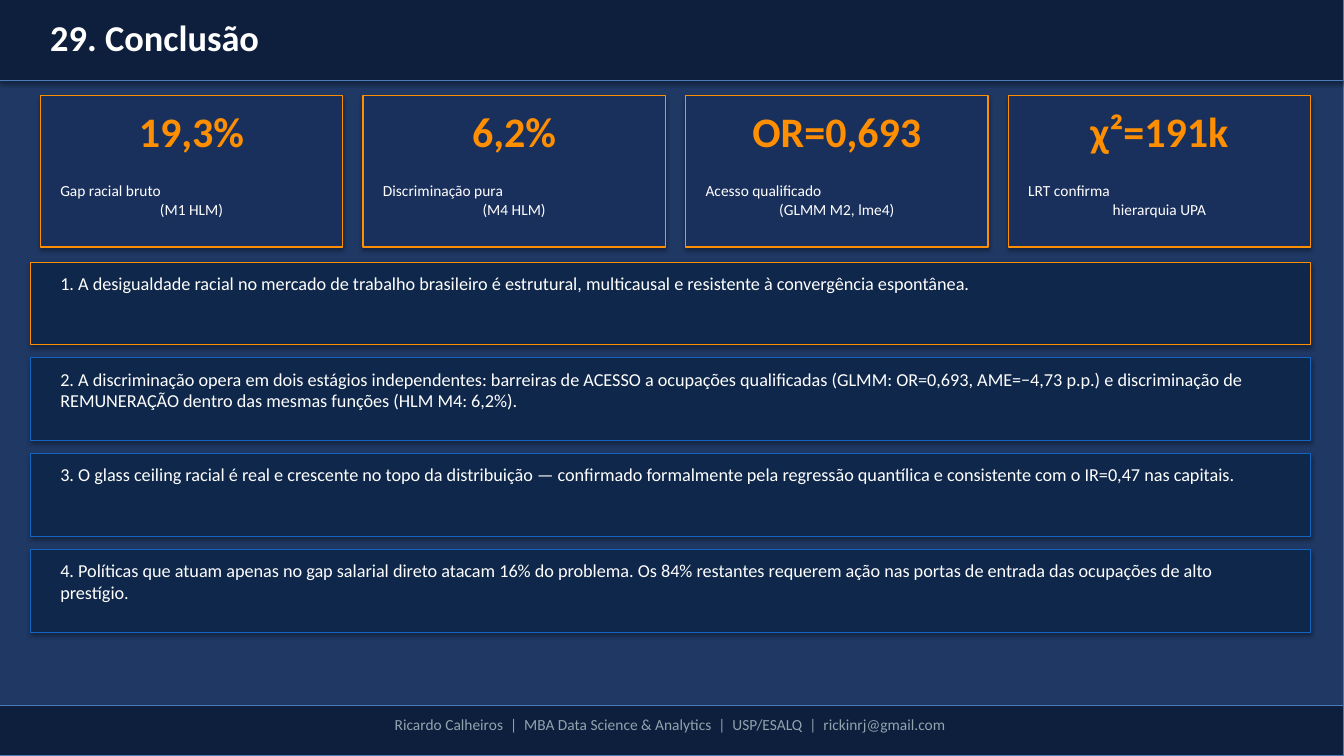
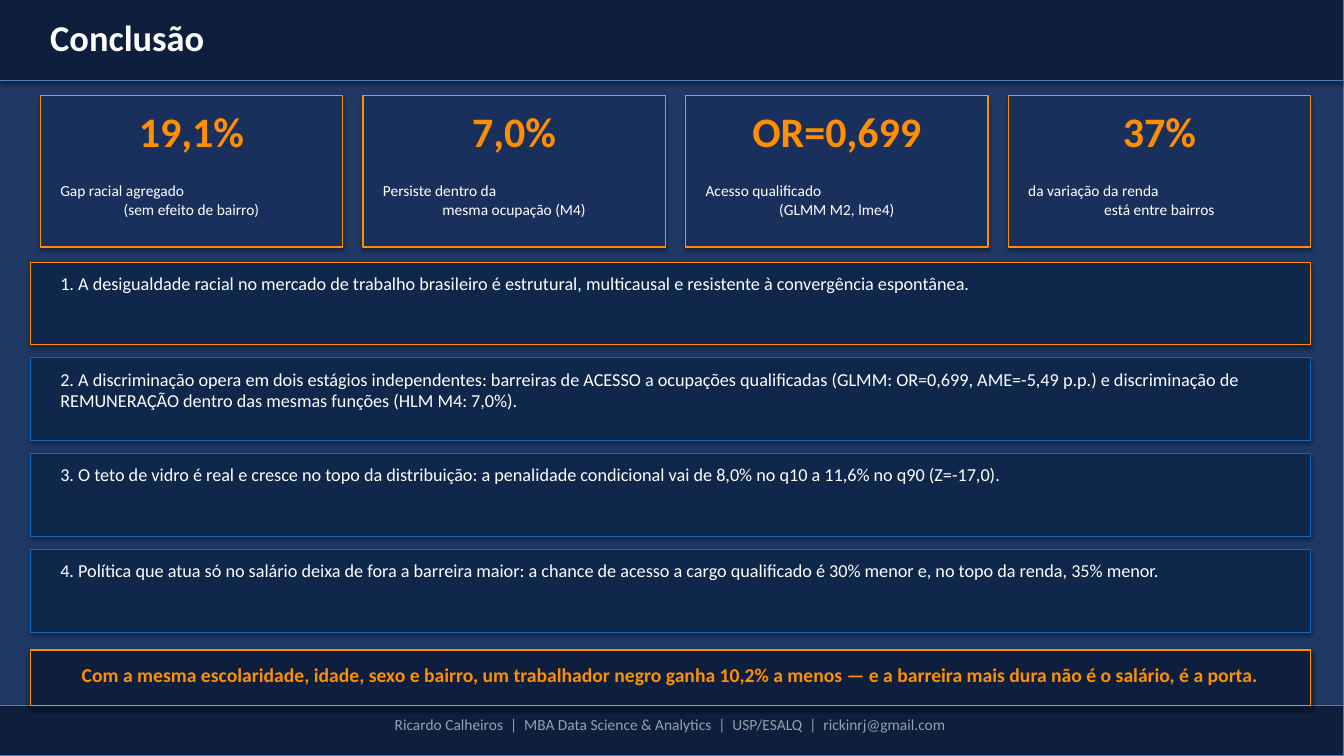
Before and after one commit to rickinrj-ux/ProjetoRacismoPNAD, a slide deck: slide 21 of entregaveis/apresentacao_tcc.pptx. Drawn at 1344x756 pixels with LibreOffice and Linux fonts; fonts in the diff are those of the drawing. Boxes give left, top, right and bottom in pixels: in the first picture for what was removed or moved away, otherwise in the second. Text is boxed around its words. In the diff, an @@ line names an element or a change of style, - is before the commit and + after.

```diff
--- a/entregaveis/apresentacao_tcc.pptx
+++ b/entregaveis/apresentacao_tcc.pptx
@@ text at <box>50,25,204,52</box>: text changed @@
-29. Conclusão
+Conclusão
@@ text at <box>139,118,244,153</box>: text changed @@
-19,3%
+19,1%
@@ text at <box>472,118,556,153</box>: text changed @@
-6,2%
+7,0%
@@ text at <box>752,118,921,153</box>: text changed @@
-OR=0,693
+OR=0,699
@@ text at <box>1123,118,1196,148</box>: text changed @@
-χ²=191k
+37%
@@ text at <box>60,185,259,217</box>: text changed @@
-Gap racial bruto
-(M1 HLM)
+Gap racial agregado
+(sem efeito de bairro)
@@ text at <box>383,185,585,218</box>: text changed @@
-Discriminação pura
-(M4 HLM)
+Persiste dentro da
+mesma ocupação (M4)
@@ text at <box>1028,185,1215,215</box>: text changed @@
-LRT confirma
-hierarquia UPA
+da variação da renda
+está entre bairros
@@ text at <box>60,373,1239,410</box>: text changed @@
-2. A discriminação opera em dois estágios independentes: barreiras de ACESSO a ocupações qualificadas (GLMM: OR=0,693, AME=−4,73 p.p.) e discriminação de REMUNERAÇÃO dentro das mesmas funções (HLM M4: 6,2%).
+2. A discriminação opera em dois estágios independentes: barreiras de ACESSO a ocupações qualificadas (GLMM: OR=0,699, AME=-5,49 p.p.) e discriminação de REMUNERAÇÃO dentro das mesmas funções (HLM M4: 7,0%).
@@ text at <box>60,468,1000,484</box>: text changed @@
-3. O glass ceiling racial é real e crescente no topo da distribuição — confirmado formalmente pela regressão quantílica e consistente com o IR=0,47 nas capitais.
+3. O teto de vidro é real e cresce no topo da distribuição: a penalidade condicional vai de 8,0% no q10 a 11,6% no q90 (Z=-17,0).
@@ text at <box>60,564,1159,580</box>: text changed @@
-4. Políticas que atuam apenas no gap salarial direto atacam 16% do problema. Os 84% restantes requerem ação nas portas de entrada das ocupações de alto prestígio.
+4. Política que atua só no salário deixa de fora a barreira maior: a chance de acesso a cargo qualificado é 30% menor e, no topo da renda, 35% menor.
@@ rectangle added at <box>30,650,1311,706</box>, fill #0D1F3C, outline #FF8F00 1 pt @@
@@ text added at <box>82,668,1258,686</box>, 14 pt, text #FF8F00, bold @@
+Com a mesma escolaridade, idade, sexo e bairro, um trabalhador negro ganha 10,2% a menos — e a barreira mais dura não é o salário, é a porta.
```
Also in this commit, not shown: 16 other slides changed, 3 slides added, 3 slides removed, 1 other file.
